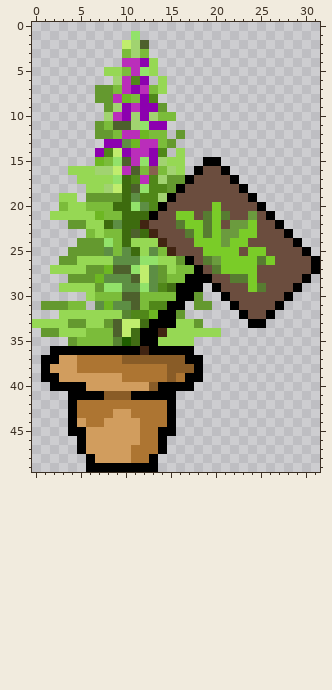
Two states of a pixel-art sprite, Assets/Graphics/Background/Objects/weed.png. Above is the file before it was changed.
The file is 32x50 pixels.
New version:
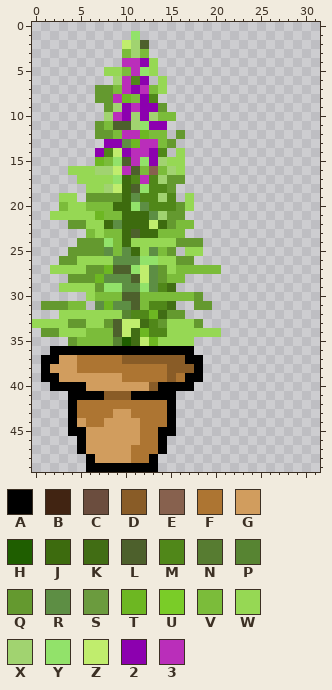
Palette (. is transparent): A #000000  B #412412  C #6b4d3e  D #895c27  E #87614e  F #ad7532  G #d19d5e  H #1f5e00  J #3d6b0e  K #416d14  L #4d602c  M #508719  N #577c31  P #578432  Q #64992f  R #5d8e44  S #6b9b3e  T #6db722  U #7acc28  V #7bbc3a  W #96d854  X #a1d370  Y #92e26a  Z #c0ed6d  2 #8c00af  3 #ba2eba
Change:
@@ x 10..31 @@
 14 2332M.W...............
-15 L3Y2XWW..AA...........
-16 3LVEVXW.ACCA..........
-17 JM3MXQQACCCCA.........
-18 JLYMMQACCCCCCA........
-19 JRMMXACCCCCCCCA.......
-20 JYRMACCCCCUCCCCA......
-21 JJJACCUUCNUNCCSCA.....
-22 JJBCCCNUUNUCSSUCCA....
-23 JLJBCCCNUNUSSUUCCCA...
-24 JWWWBCCCUUUSUUCCCCCA..
-25 RJWRVBCCCUUUUCUUCCCCA.
-26 RRYYWWQACNSUUUUNUCCCCA
-27 LYZRQWVVACNUUUUCCCCCCA
-28 RLZRQVVAAACCNNUCCCCCA.
-29 RRYRMKAAA.ACCCUNCCCA..
-30 LLVVVVAAQ..ACCCCCCA...
-31 RLVMMAA.QQ..ACCCCA....
-32 PMMTAAQ......ACCA.....
-33 ZZKAAAWWQ.....AA......
-34 ZKAABWWWWWW...........
-35 HKAAWWWW..............
-36 AABAAAAA..............
+15 L3Y2XWW...............
+16 3LVEVXW...............
+17 JM3MXQQ...............
+18 JLYMMQ................
+19 JRMMXM.W..............
+20 JYRMMMQW..............
+21 JJJRXQQ...............
+22 JJJZJQVV..............
+23 JLJJVVV...............
+24 JWWWWWQQQ.............
+25 RJWRVQ.WW.............
+26 RRYYWWQQ..............
+27 LYZRQWVVVVV...........
+28 RLZRQVV...............
+29 RRYRMK................
+30 LLVVVVVVQ.............
+31 RLVMMK..QQ............
+32 PMMTKQQ...............
+33 ZZKMQWWWQ.............
+34 ZKTMMWWWWWW...........
+35 HKZTWWWW..............
+36 AAAAAAAA..............
 37 DDDDDDDAA.............
